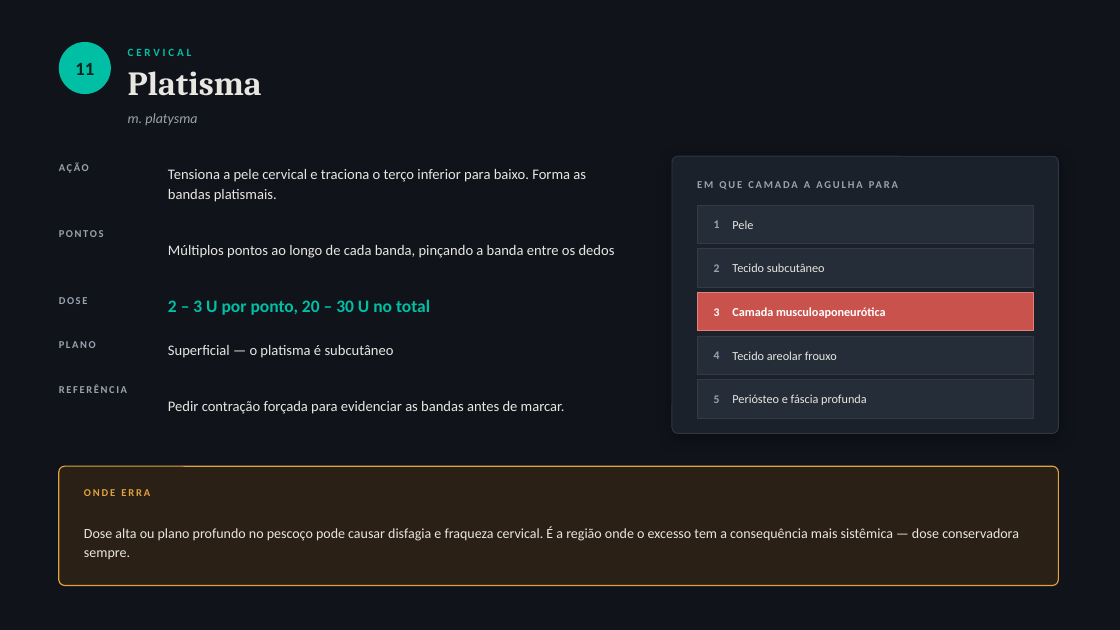
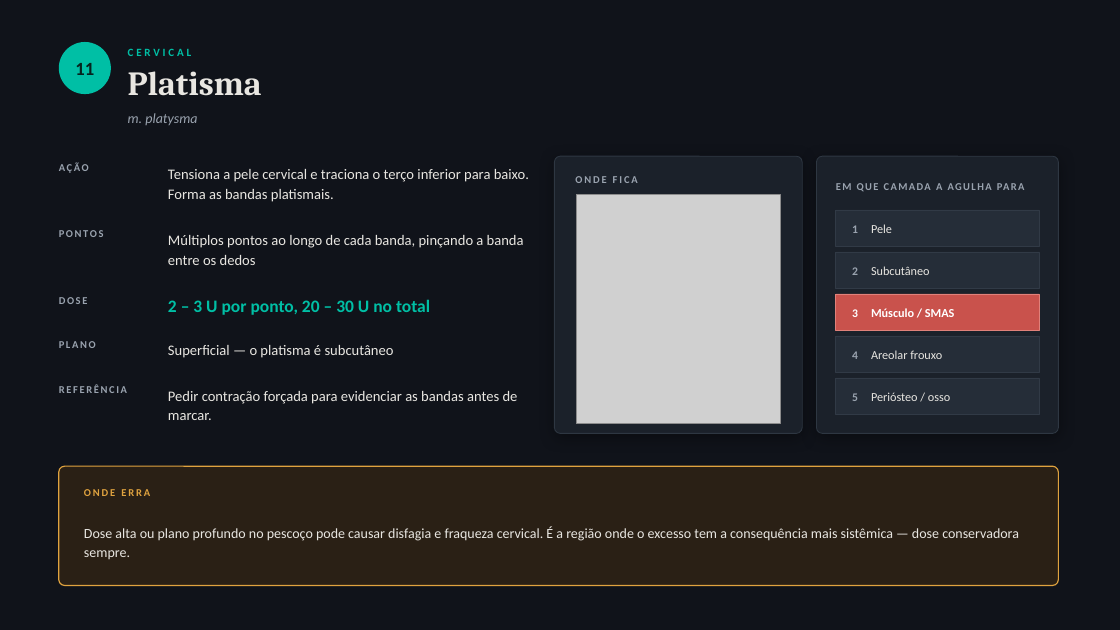
Before and after one commit to oficialnexus00/nexus-estetica, a slide deck: slide 15 of produto/aulas/Anatomia-da-Toxina.pptx (slide 14 before the commit). Drawn at 1120x630 pixels with LibreOffice and Linux fonts; fonts in the diff are those of the drawing; grey boxes stand for pictures. Boxes give left, top, right and bottom in pixels: in the first picture for what was removed or moved away, otherwise in the second. Text is boxed around its words. In the diff, an @@ line names an element or a change of style, - is before the commit and + after.

```diff
--- a/produto/aulas/Anatomia-da-Toxina.pptx
+++ b/produto/aulas/Anatomia-da-Toxina.pptx
@@ text "Tensiona a pele cervical e ..." rewrapped from box(168, 169, 586, 202) to box(168, 169, 529, 202) @@
@@ rounded rectangle: place and size @@
-rounded rectangle at box(672, 156, 1059, 434)
+rounded rectangle at box(555, 156, 802, 434)
@@ rounded rectangle at box(555, 156, 802, 434): proportions changed @@
@@ text added at box(575, 176, 638, 183), 9 pt, text #9AA3AF, bold @@
+ONDE FICA
@@ rounded rectangle added at box(817, 156, 1059, 434), fill #1B212A, outline #2E3742 0.75 pt @@
@@ text "EM QUE CAMADA A AGULHA ...": place and size @@
-text "EM QUE CAMADA A AGULHA ..." at box(756, 181, 762, 188)
+text "EM QUE CAMADA A AGULHA ..." at box(891, 183, 897, 190)
@@ text "EM QUE CAMADA A AGULHA ..." at box(891, 183, 897, 190): letter spacing 1.6 to 1.2 pt; line spacing 1 to 11pt @@
@@ picture added at box(576, 195, 781, 423) @@
@@ rectangle removed at box(697, 205, 1033, 244) @@
@@ text "Múltiplos pontos ao longo de ..." rewrapped from box(168, 245, 615, 258) to box(168, 235, 524, 265) @@
@@ rectangle: place and size @@
-rectangle at box(697, 249, 1033, 287)
+rectangle at box(836, 210, 1039, 247)
@@ text "1": place and size @@
-text "1" at box(714, 220, 720, 228)
+text "1" at box(852, 225, 858, 233)
@@ text "Pele": place and size @@
-text "Pele" at box(732, 220, 753, 229)
+text "Pele" at box(871, 224, 892, 233)
@@ rectangle: place and size @@
-rectangle at box(697, 292, 1033, 331)
+rectangle at box(836, 252, 1039, 289)
@@ rectangle at box(836, 252, 1039, 289): fill #C9524C to #252D38; outline #E0817A 0.75 pt to #313A46 0.75 pt @@
@@ text "2": place and size @@
-text "2" at box(714, 264, 720, 272)
+text "2" at box(852, 267, 858, 275)
@@ text at box(871, 266, 930, 275): text changed @@
-Tecido subcutâneo
+Subcutâneo
@@ rectangle: place and size @@
-rectangle at box(697, 336, 1033, 375)
+rectangle at box(836, 294, 1039, 331)
@@ rectangle at box(836, 294, 1039, 331): fill #252D38 to #C9524C; outline #313A46 0.75 pt to #E0817A 0.75 pt @@
@@ text removed at box(732, 307, 886, 318) @@
-Camada musculoaponeurótica
@@ text added at box(871, 308, 955, 317), 10.5 pt, text #FFFFFF, bold @@
+Músculo / SMAS
@@ rectangle: place and size @@
-rectangle at box(697, 380, 1033, 418)
+rectangle at box(836, 336, 1039, 373)
@@ text at box(871, 350, 942, 359): text changed @@
-Tecido areolar frouxo
+Areolar frouxo
@@ text "Pedir contração forçada para evidenciar ..." rewrapped from box(168, 401, 565, 414) to box(168, 391, 518, 420) @@
@@ rectangle added at box(836, 378, 1039, 415), fill #252D38, outline #313A46 0.75 pt @@
@@ 3 texts: place and size @@
-3 texts at box(714, 308, 720, 403)
+3 texts at box(852, 309, 858, 401)
@@ text removed at box(732, 394, 867, 405) @@
-Periósteo e fáscia profunda
@@ text added at box(871, 392, 950, 401), 10.5 pt, text #E8E6E1 @@
+Periósteo / osso
```
Also in this commit, not shown: 10 other slides changed, 1 slide added, 6 other files.
